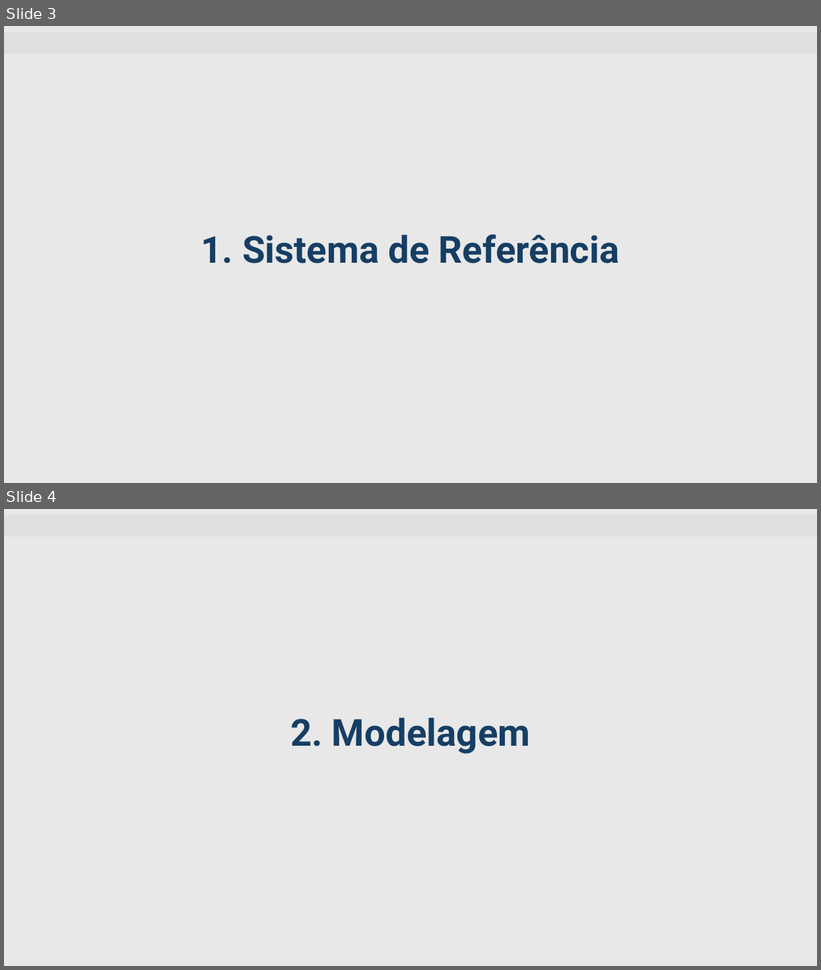
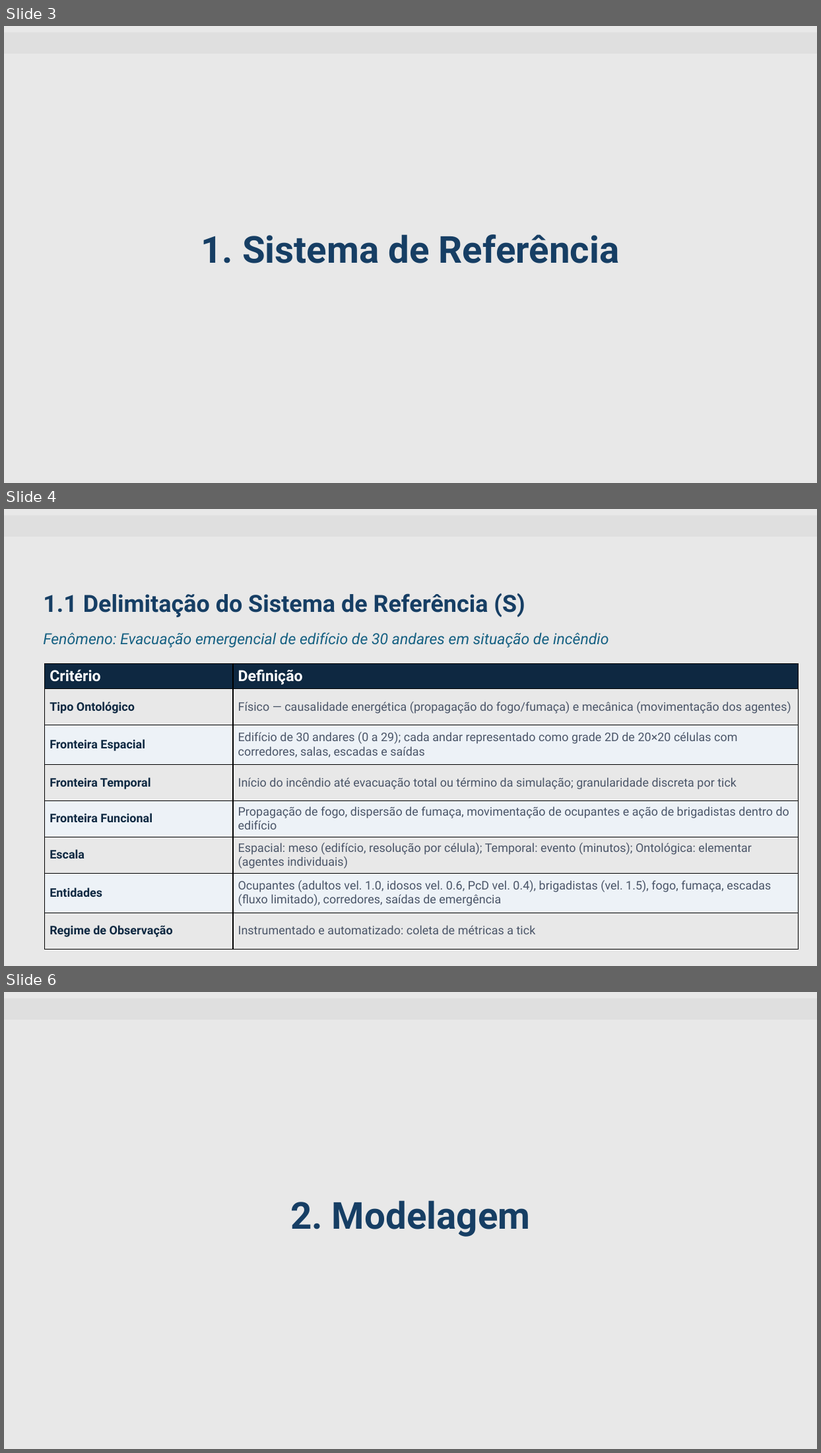
Before and after one commit to mattedi/Simulacao-2026, a slide deck: GuilhermeBackLucasFritzke/Template_Simnario_Guilherme_Lucas.pptx. Shown one above the other, each under a label of ours: slides 3 and 4 before the commit, slides 3, 4 and 6 after it; the slides between them are not shown. The pictures are 821x970 and 821x1453 pixels, drawn with LibreOffice and Linux fonts; fonts in the diff are those of the drawing; background and template pictures are left out. Boxes give left, top, right and bottom in pixels: in the first picture for what was removed or moved away, otherwise in the second. Text is boxed around its words. In the diff, an @@ line names an element or a change of style, - is before the commit and + after.

Commit message:
Sistema de Referência

```diff
--- a/GuilhermeBackLucasFritzke/Template_Simnario_Guilherme_Lucas.pptx
+++ b/GuilhermeBackLucasFritzke/Template_Simnario_Guilherme_Lucas.pptx
@@ slide 4 added at [4,509,817,966], background #E8E8E8; not listed: 1 template element that a slide beside it also shows @@
@@ text added at [43,593,525,617], 28 pt, text #163E64, bold @@
+1.1 Delimitação do Sistema de Referência (S)
@@ text added at [43,632,609,648], 18 pt, text #156082, italic @@
+Fenômeno: Evacuação emergencial de edifício de 30 andares em situação de incêndio
@@ table added at [45,663,799,949], 8 rows, 2 columns @@
+Critério | Definição
+Tipo Ontológico | Físico — causalidade energética (propagação do fogo/fumaça) e mecânica (movimentação dos agentes)
+Fronteira Espacial | Edifício de 30 andares (0 a 29); cada andar representado como grade 2D de 20×20 células com corredores, salas, escadas e saídas
+Fronteira Temporal | Início do incêndio até evacuação total ou término da simulação; granularidade discreta por tick
+Fronteira Funcional | Propagação de fogo, dispersão de fumaça, movimentação de ocupantes e ação de brigadistas dentro do edifício
+Escala | Espacial: meso (edifício, resolução por célula); Temporal: evento (minutos); Ontológica: elementar (agentes individuais)
+Entidades | Ocupantes (adultos vel. 1.0, idosos vel. 0.6, PcD vel. 0.4), brigadistas (vel. 1.5), fogo, fumaça, escadas (fluxo limitado), corredores, saídas de emergência
+Regime de Observação | Instrumentado e automatizado: coleta de métricas a tick
@@ what was slide 4 is now slide 6 @@
```
Also in this commit, not shown: 1 slide changed, 1 other slide added.
